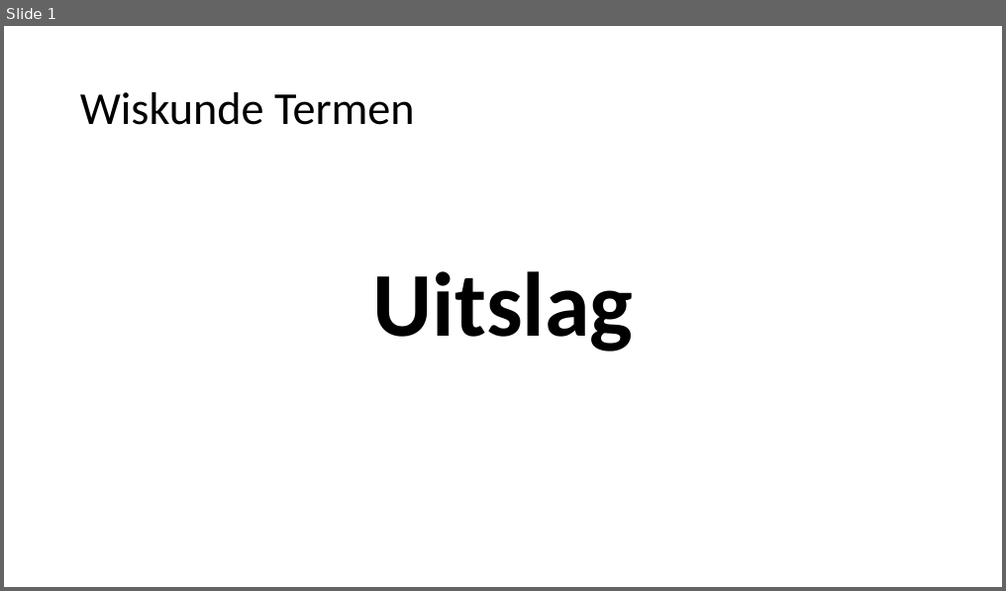
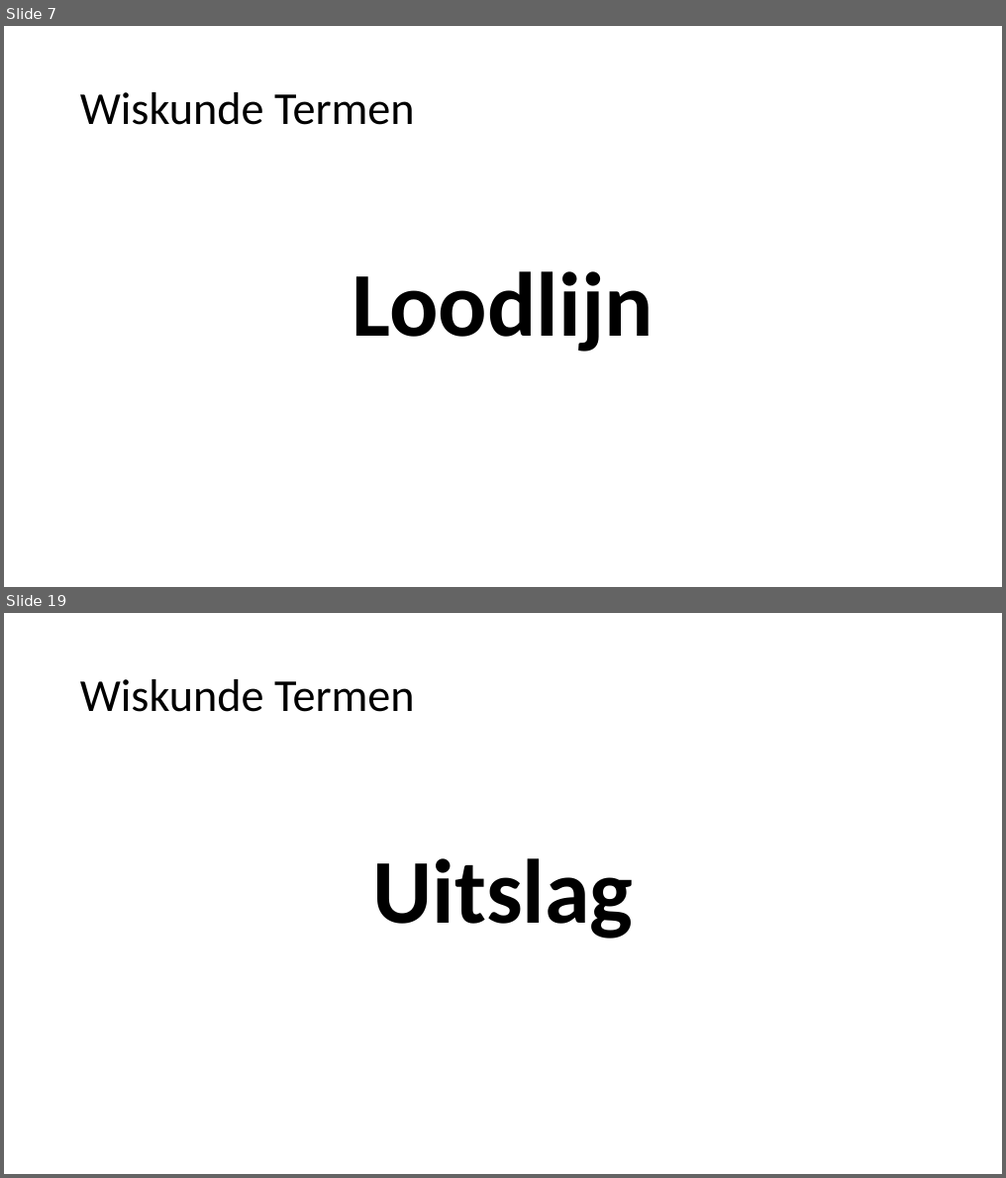
Before and after one commit to heinvinkel/wiskundetermen, a slide deck: meetkunde/AAAAMeetkunde.pptx. Shown one above the other, each under a label of ours: slide 1 before the commit, slides 7 and 19 after it; the slides between them are not shown. The pictures are 1006x591 and 1006x1178 pixels, drawn with LibreOffice and Linux fonts; fonts in the diff are those of the drawing. Boxes give left, top, right and bottom in pixels: in the first picture for what was removed or moved away, otherwise in the second. Text is boxed around its words. In the diff, an @@ line names an element or a change of style, - is before the commit and + after.

```diff
--- a/meetkunde/AAAAMeetkunde.pptx
+++ b/meetkunde/AAAAMeetkunde.pptx
@@ slide 7 added at (x1=4, y1=26, x2=1002, y2=587), background #FFFFFF @@
@@ title added at (x1=80, y1=92, x2=415, y2=125), 44 pt, text #000000 @@
+Wiskunde Termen
@@ text added at (x1=352, y1=272, x2=653, y2=352), 87.8 pt, text #000000, bold @@
+Loodlijn
@@ what was slide 1 is now slide 19 @@
```
Also in this commit, not shown: 17 other slides added, 4 other files.
